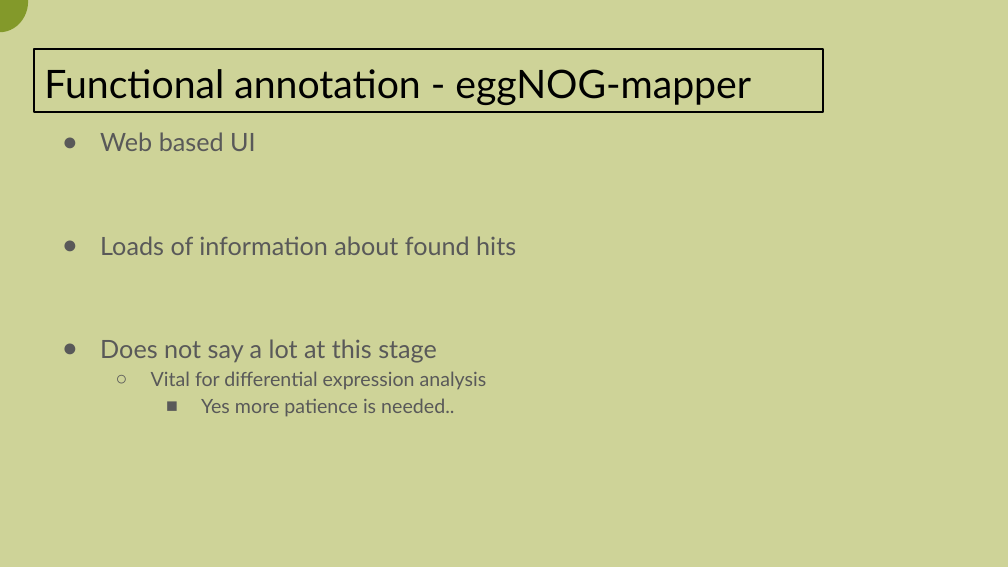
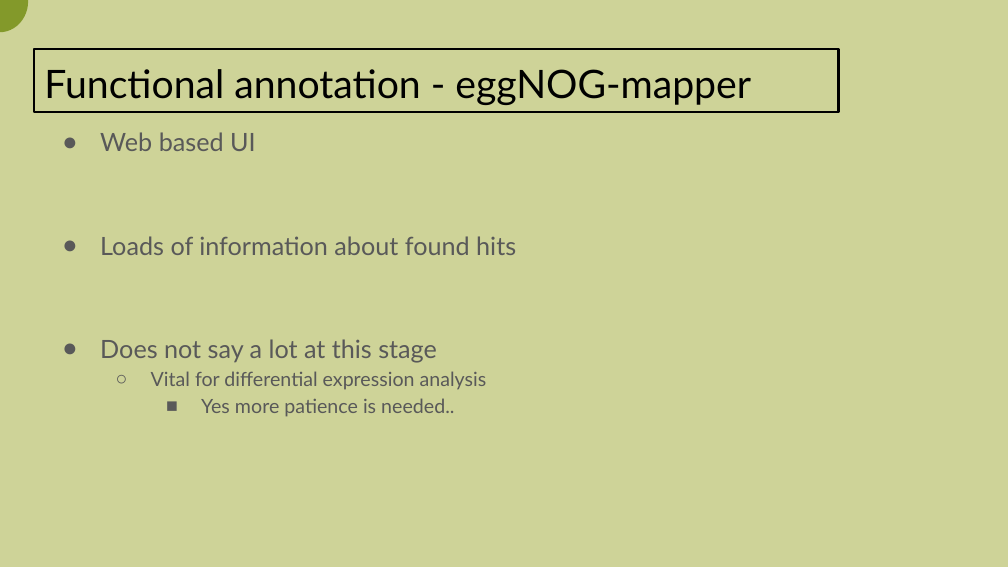
Before and after one commit to A-Bergfeldt/GenAn_proj_durian, a slide deck: slide 13 of results/Presentation_GenAn_durian.pptx. Drawn at 1008x567 pixels with LibreOffice and Linux fonts; fonts in the diff are those of the drawing; background and template pictures are left out. Boxes give left, top, right and bottom in pixels: in the first picture for what was removed or moved away, otherwise in the second. Text is boxed around its words. In the diff, an @@ line names an element or a change of style, - is before the commit and + after.

```diff
--- a/results/Presentation_GenAn_durian.pptx
+++ b/results/Presentation_GenAn_durian.pptx
@@ title "Functional annotation - eggNOG-mapper": place and size @@
-title "Functional annotation - eggNOG-mapper" at <box>34,49,824,113</box>
+title "Functional annotation - eggNOG-mapper" at <box>34,49,839,113</box>
```
Also in this commit, not shown: 6 other slides changed, 1 other file.
